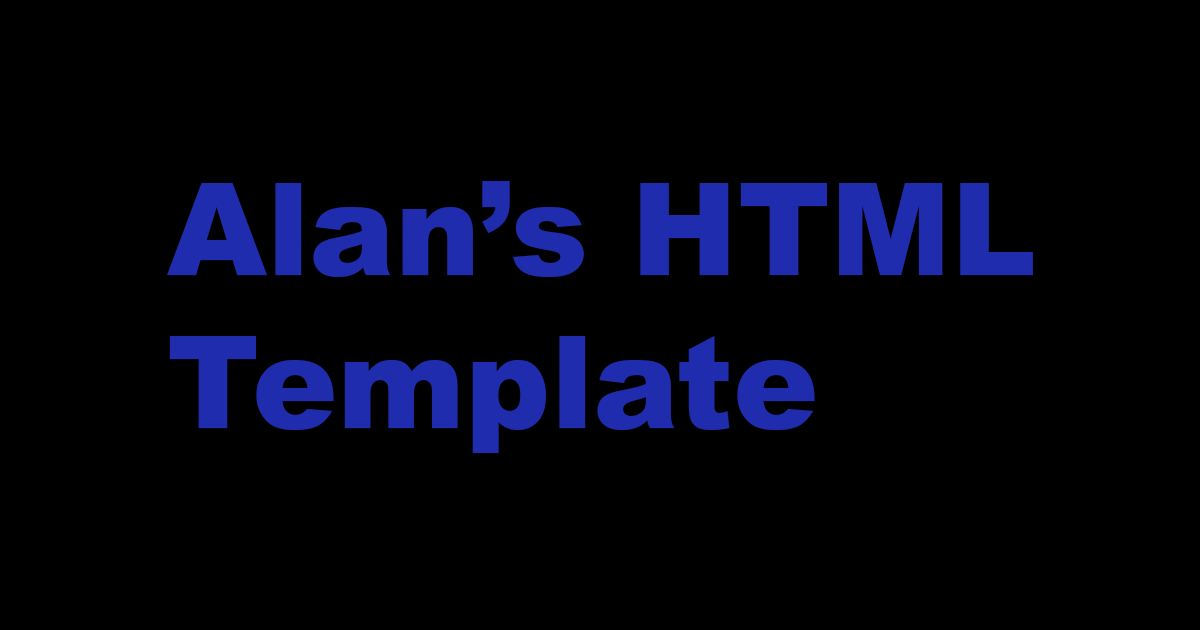
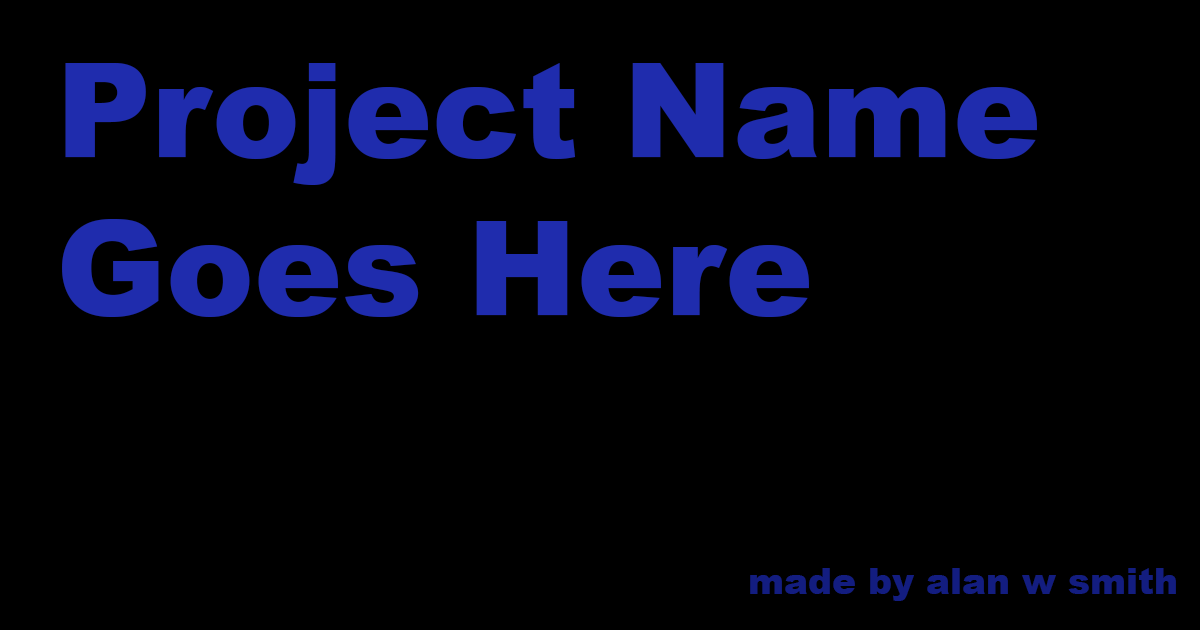
Comparing the layer stacks of the two w=1200, h=630 images. Changes:
added layer "made by alan w smith" above "Project Name Goes Here" over [750, 568, 1176, 601]
renamed "Alan’s HTML Template" to "Project Name Goes Here", painted on it over [62, 63, 1037, 453]
